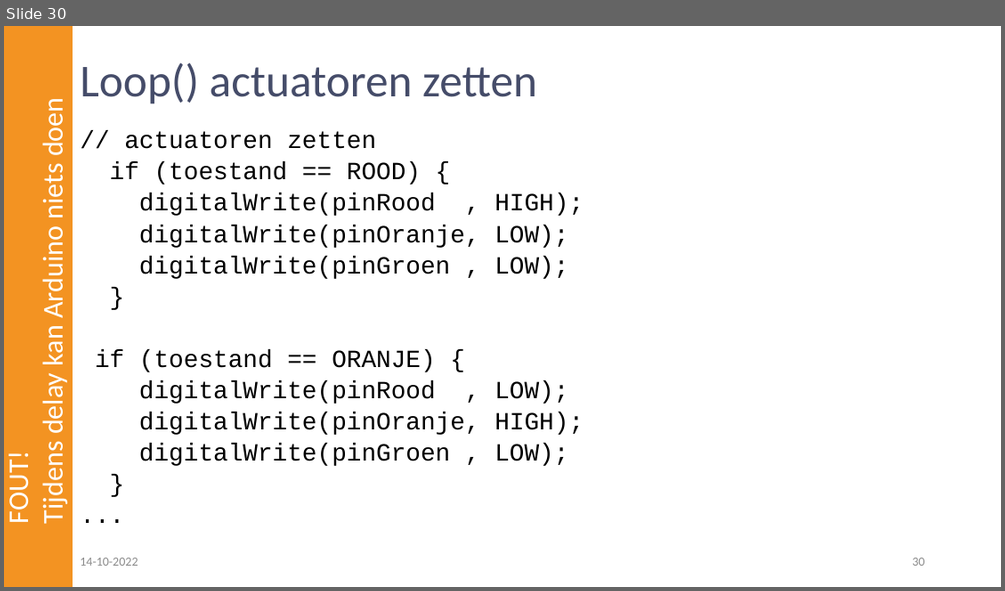
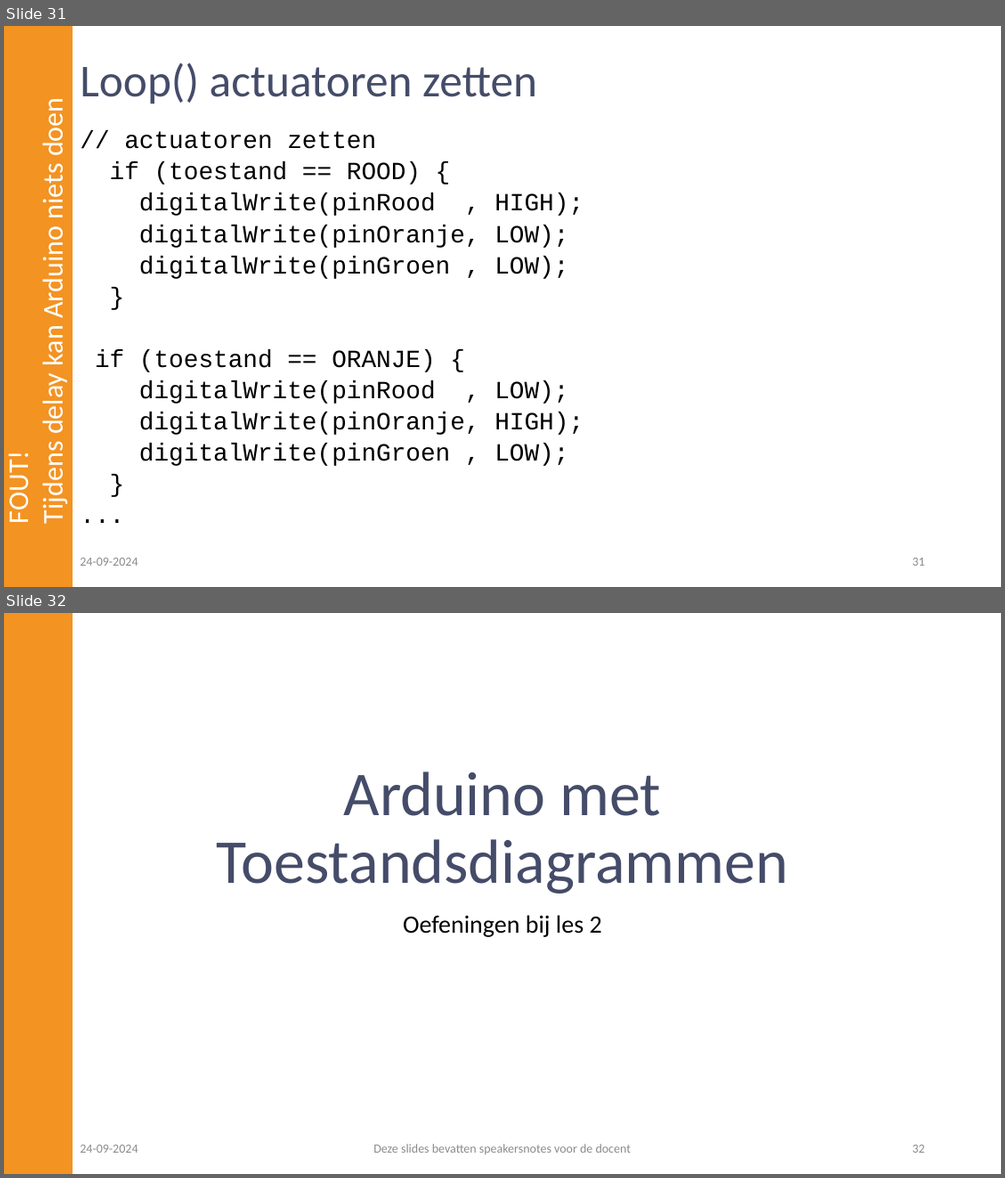
Before and after one commit to emmauscollege/emmauscollege.github.io, a slide deck: methode/static/theorie/robotica/robotica_toestandsdiagrammen_lespresentatie.pptx. Shown one above the other, each under a label of ours: slide 30 before the commit, slides 31 and 32 after it. The pictures are 1005x591 and 1005x1178 pixels, drawn with LibreOffice and Linux fonts; fonts in the diff are those of the drawing. Boxes give left, top, right and bottom in pixels: in the first picture for what was removed or moved away, otherwise in the second. Text is boxed around its words. In the diff, an @@ line names an element or a change of style, - is before the commit and + after.

```diff
--- a/methode/static/theorie/robotica/robotica_toestandsdiagrammen_lespresentatie.pptx
+++ b/methode/static/theorie/robotica/robotica_toestandsdiagrammen_lespresentatie.pptx
@@ slide 32 added at [4,613,1001,1174], background #FFFFFF; not listed: 1 template element that a slide beside it also shows @@
@@ title added at [217,771,788,893], 60 pt, text #454C69 @@
+Arduino met Toestandsdiagrammen
@@ subtitle added at [403,915,602,937], 24 pt, text #000000 @@
+Oefeningen bij les 2
@@ text added at [80,1144,138,1152], 12 pt, text #8C8C8C @@
+24-09-2024
@@ text added at [373,1143,631,1154], 12 pt, text #8C8C8C @@
+Deze slides bevatten speakersnotes voor de docent
@@ page number added at [912,1144,924,1152], 12 pt, text #8C8C8C @@
+32
@@ what was slide 30 is now slide 31 @@
@@ slide 31 changed as well @@
@@ text at [80,557,138,565]: text changed @@
-14-10-2022
+24-09-2024
@@ page number at [912,557,924,565]: text changed @@
-30
+31
```
Also in this commit, not shown: 31 other slides changed, 2 other slides added.
